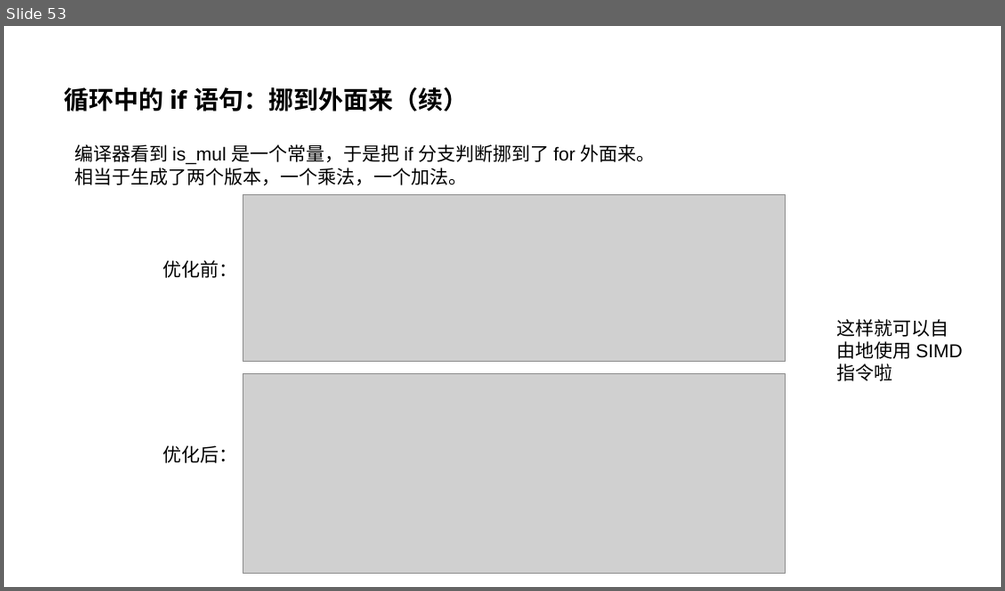
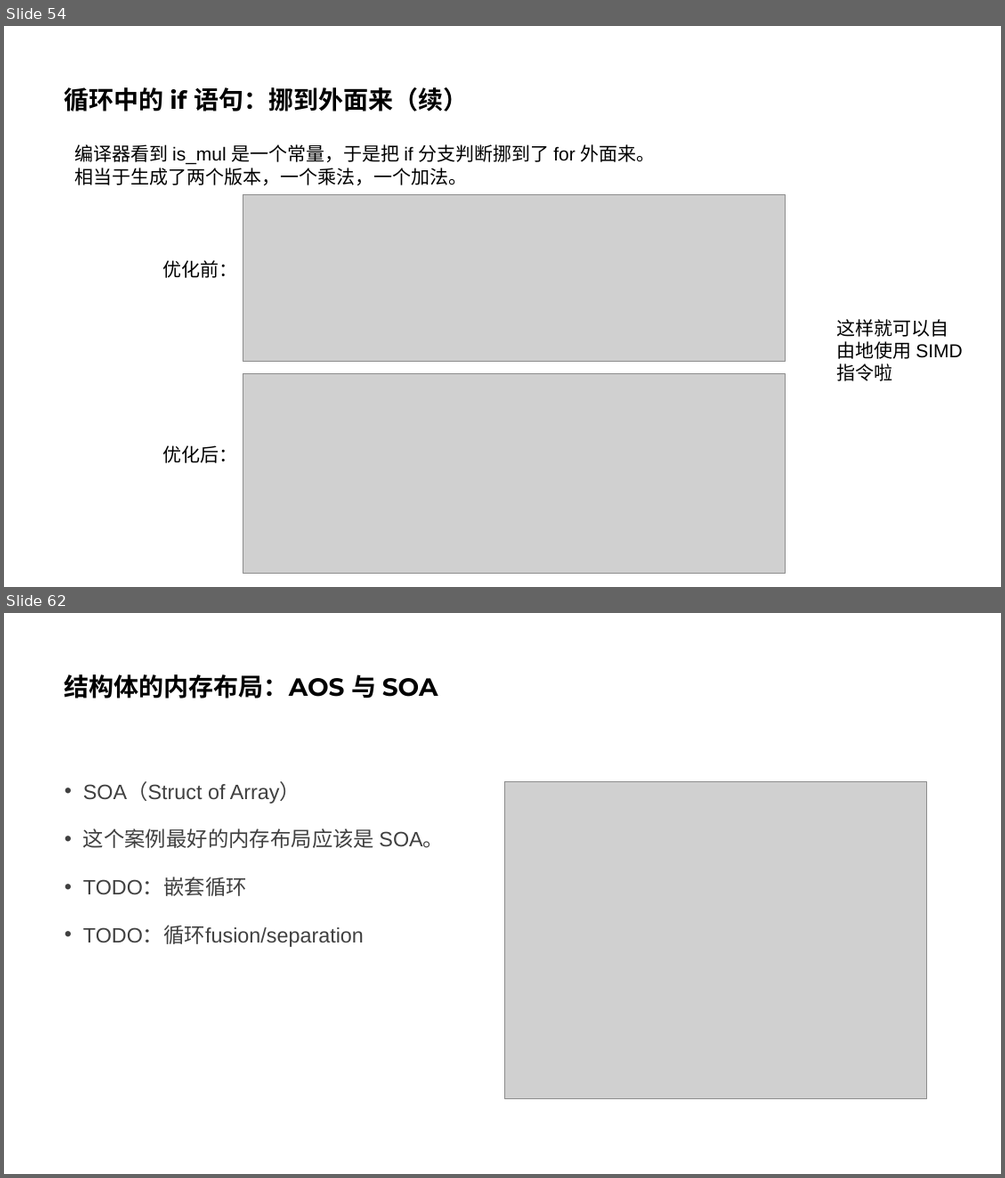
Before and after one commit to parallel101/course, a slide deck: 04/slides.pptx. Shown one above the other, each under a label of ours: slide 53 before the commit, slides 54 and 62 after it; the slides between them are not shown. The pictures are 1005x591 and 1005x1178 pixels, drawn with LibreOffice and Linux fonts; fonts in the diff are those of the drawing; grey boxes stand for pictures. Boxes give left, top, right and bottom in pixels: in the first picture for what was removed or moved away, otherwise in the second. Text is boxed around its words. In the diff, an @@ line names an element or a change of style, - is before the commit and + after.

Commit message:
add 6 structs

```diff
--- a/04/slides.pptx
+++ b/04/slides.pptx
@@ slide 62 added at [4, 613, 1001, 1174], background #FFFFFF @@
@@ title added at [65, 674, 438, 698], 24 pt, text #000000, bold @@
+结构体的内存布局：AOS 与 SOA
@@ text added at [83, 782, 444, 947], 20 pt, text #404040 @@
+• SOA（Struct of Array）
+• 这个案例最好的内存布局应该是 SOA。
+• TODO：嵌套循环
+• TODO：循环fusion/separation
@@ picture added at [505, 782, 928, 1098] @@
@@ what was slide 53 is now slide 54 @@
```
Also in this commit, not shown: 4 slides changed, 8 other slides added, 31 other files.
